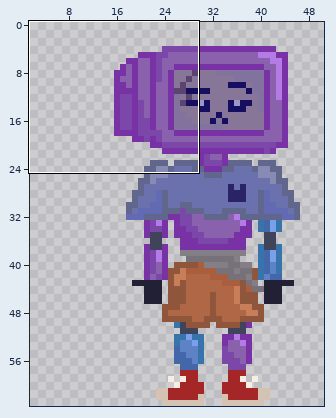
Two versions of one pixel-art sprite, ARTES VISUAIS/prototipo-l3h.png. The first picture is a wide view before the edit; the outline marks the close-up.
Close-up. Before:
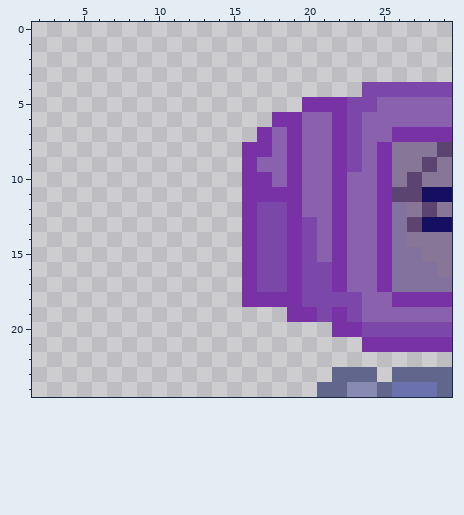
The file is 64x64 pixels. Shown: x 2..29, y 0..24. The wide view leaves out empty margins.
New version:
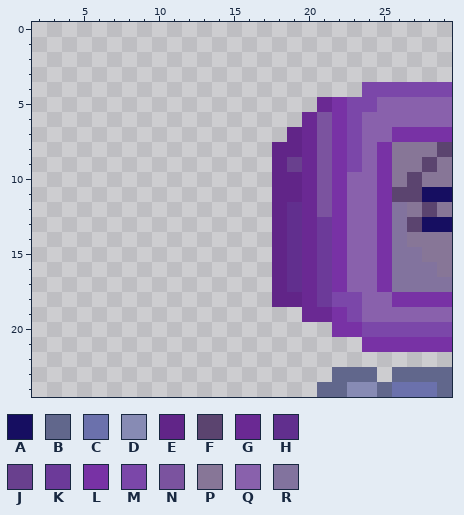
Palette (. is transparent): A #160e61  B #61678c  C #6b71ac  D #878bb4  E #612588  F #5b446f  G #6a2993  H #612f8e  J #69408e  K #6c3a99  L #7832a5  M #7b47a9  N #7b539f  P #877697  Q #8961ac  R #82739e
Message: ajustei a cabeca do L3H NYM-8
Changes in this commit:
Changed rows in their new state; - is an unchanged pixel.
first column x 16:
 5 ----.G
 6 --..GN
 7 -..EGN
 8 ..EEGN
 9 ..EJGN
10 ..EEGN
11 ..EEGN
12 ..EHGN
13 ..EHGK
14 ..EHGK
15 ..EHGK
16 ..EHGK
17 ..EHGK
18 ..EEGK
19 ---.GG
